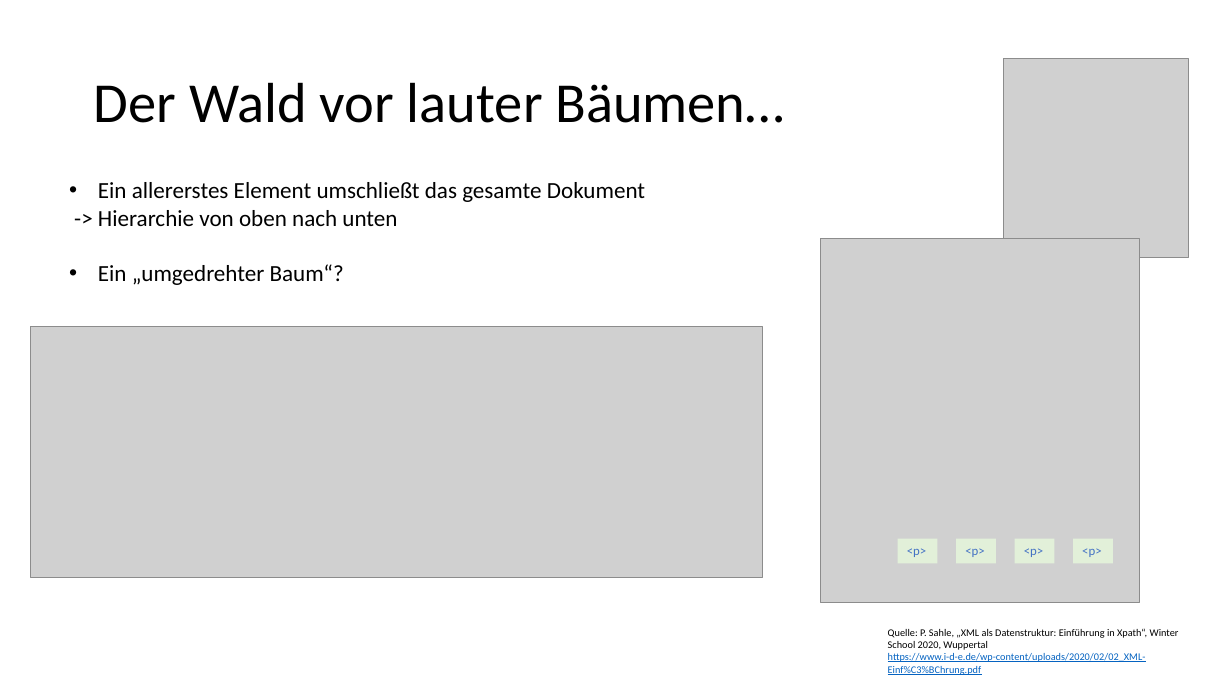
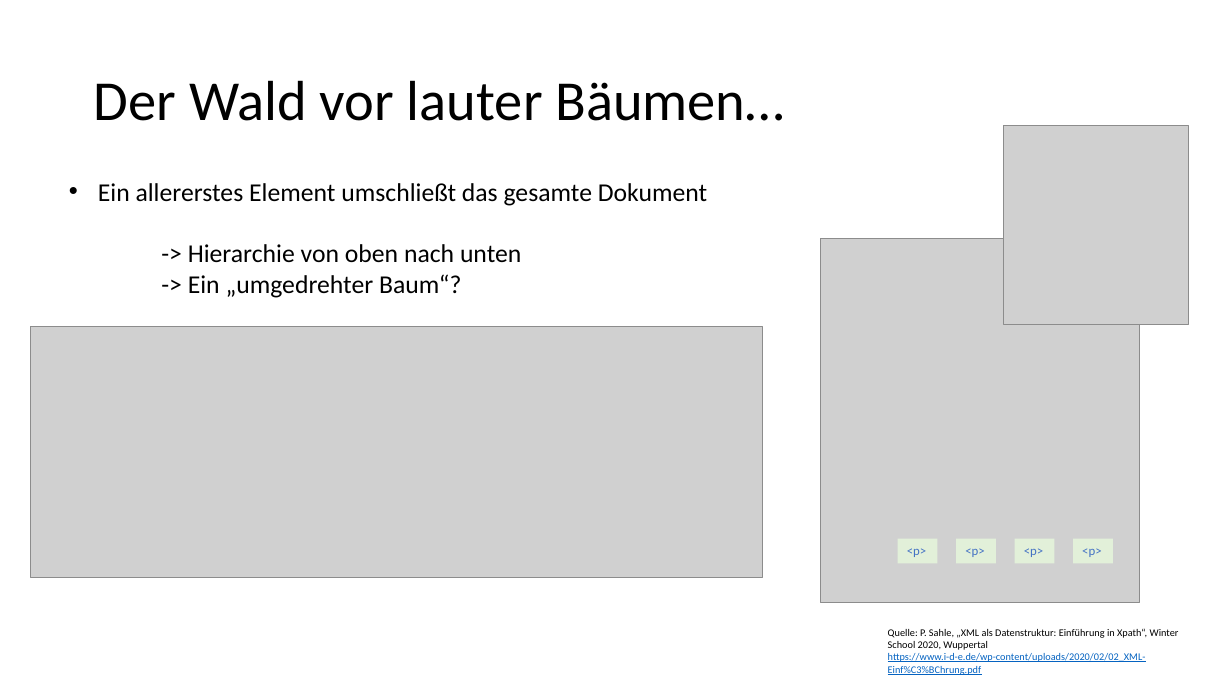
Before and after one commit to Lena-Luise/Lehre, a slide deck: slide 7 of SchulungenKGParl/Folien/XPath.pptx. Drawn at 1232x693 pixels with LibreOffice and Linux fonts; fonts in the diff are those of the drawing; grey boxes stand for pictures. Boxes give left, top, right and bottom in pixels: in the first picture for what was removed or moved away, otherwise in the second. Text is boxed around its words. In the diff, an @@ line names an element or a change of style, - is before the commit and + after.

```diff
--- a/SchulungenKGParl/Folien/XPath.pptx
+++ b/SchulungenKGParl/Folien/XPath.pptx
@@ picture: place and size @@
-picture at bbox=[1004, 59, 1189, 259]
+picture at bbox=[1004, 125, 1189, 324]
@@ text at bbox=[98, 183, 707, 263]: size 18 to 20 pt in "Ein allererstes Element umschließt das gesamte Dokument", "-> Hierarchie von oben nach unten" @@
@@ text at bbox=[188, 274, 461, 298]: text changed; size 18 to 20 pt @@
-• Ein „umgedrehter Baum“?
+-> Ein „umgedrehter Baum“?
```
Also in this commit, not shown: 5 other slides changed, 10 slides added, 4 slides removed, 10 other files.
